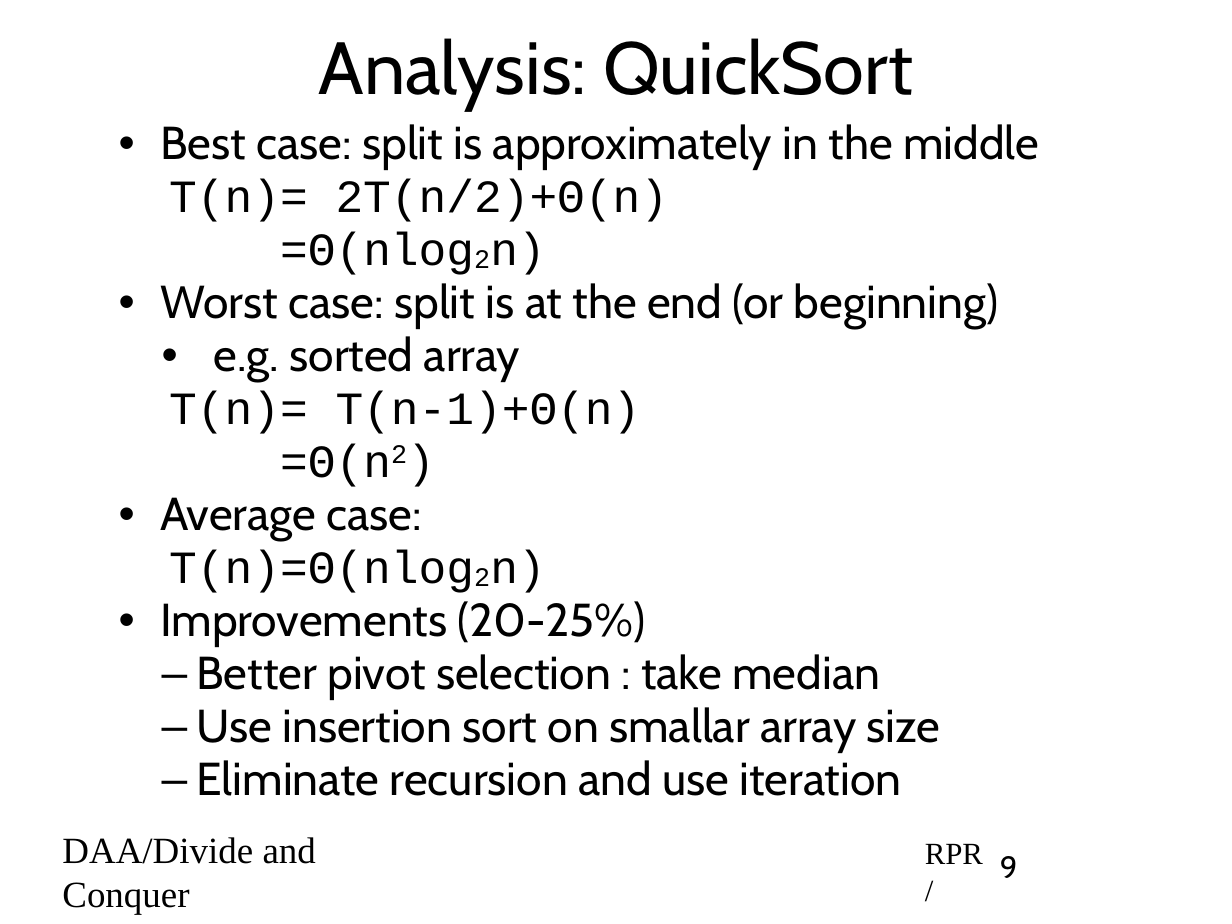
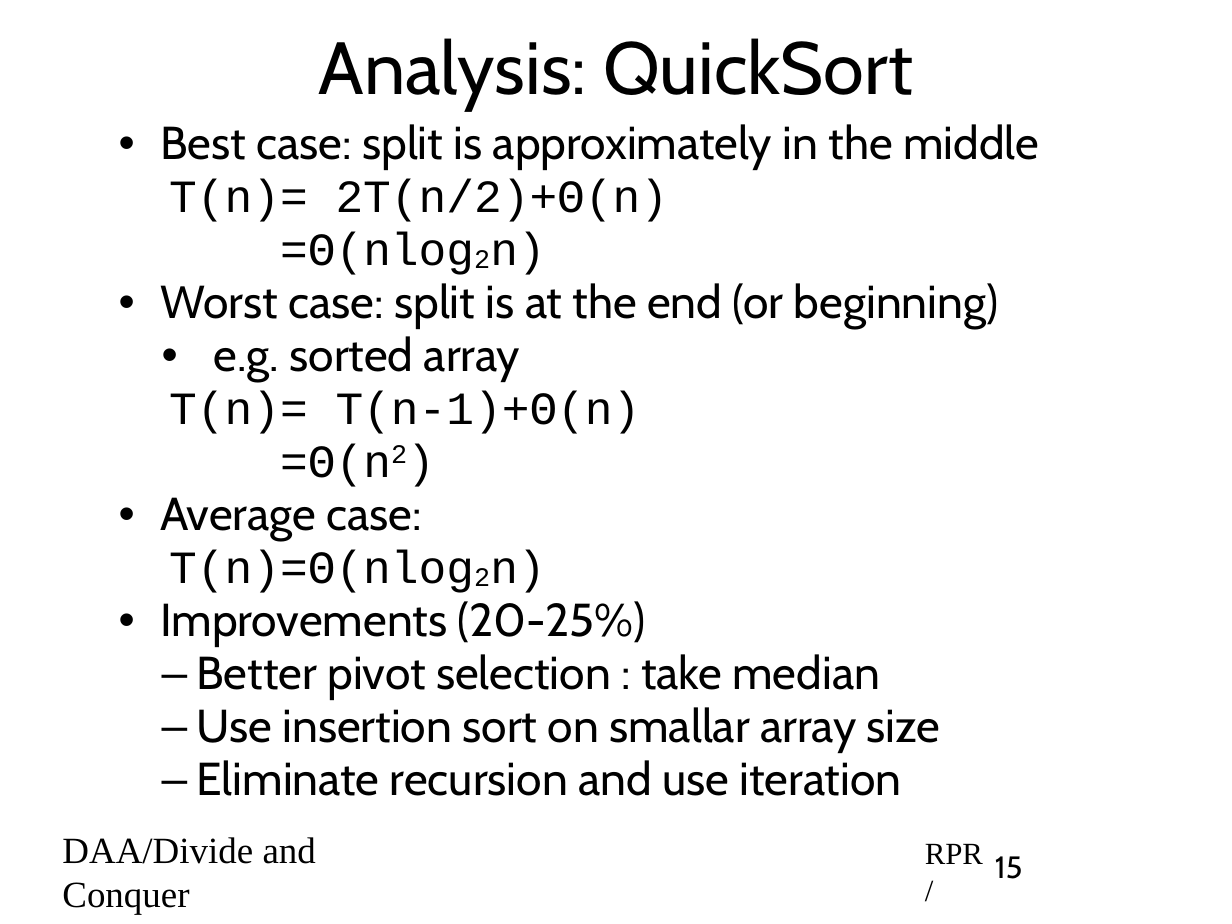
Before and after one commit to rprustagi/2019_20-Even-18CS42-DAA, a slide deck: slide 15 of Slides/2020-Even-DAA-L12-Divide-Conquer-Quicksort.pptx (slide 9 before the commit). Drawn at 1232x924 pixels with LibreOffice and Linux fonts; fonts in the diff are those of the drawing. Boxes give left, top, right and bottom in pixels: in the first picture for what was removed or moved away, otherwise in the second. Text is boxed around its words. In the diff, an @@ line names an element or a change of style, - is before the commit and + after.

```diff
--- a/Slides/2020-Even-DAA-L12-Divide-Conquer-Quicksort.pptx
+++ b/Slides/2020-Even-DAA-L12-Divide-Conquer-Quicksort.pptx
@@ page number added at (x1=995, y1=856, x2=1023, y2=879), 20 pt, text #000000 @@
+15
@@ page number removed at (x1=1000, y1=856, x2=1018, y2=878) @@
-9
```
Also in this commit, not shown: 5 other slides changed, 8 slides added, 1 other file.
